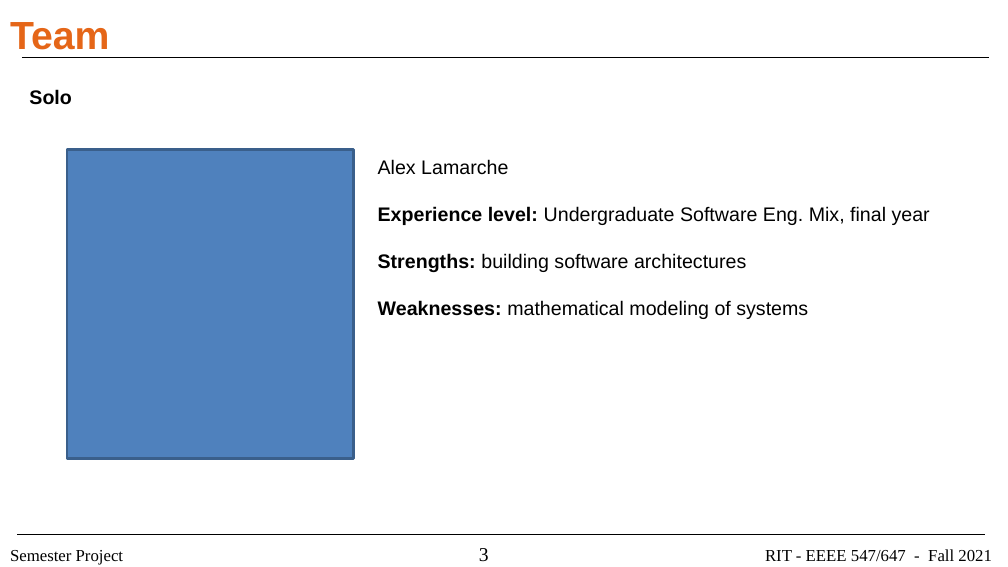
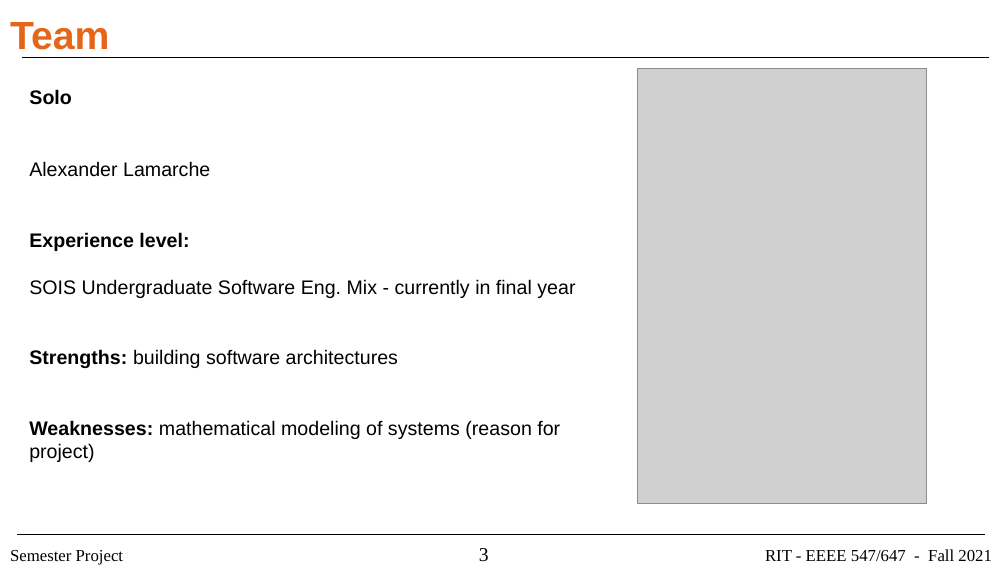
Before and after one commit to ajl3545/cnn, a slide deck: slide 3 of demo/demo.pptx. Drawn at 1008x567 pixels with LibreOffice and Linux fonts; fonts in the diff are those of the drawing; grey boxes stand for pictures. Boxes give left, top, right and bottom in pixels: in the first picture for what was removed or moved away, otherwise in the second. Text is boxed around its words. In the diff, an @@ line names an element or a change of style, - is before the commit and + after.

Commit message:
project files added and demo slides

```diff
--- a/demo/demo.pptx
+++ b/demo/demo.pptx
@@ picture added at <box>637,69,926,503</box> @@
@@ rectangle removed at <box>68,149,355,459</box> @@
@@ text "Alexander Lamarche": place and size @@
-text "Alexander Lamarche" at <box>378,159,930,319</box>
+text "Alexander Lamarche" at <box>29,161,575,462</box>
@@ text at <box>29,161,575,298</box>: text changed @@
-Alex Lamarche
-Experience level: Undergraduate Software Eng. Mix, final year
+Alexander Lamarche
+Experience level:
+SOIS Undergraduate Software Eng. Mix - currently in final year
@@ text at <box>29,420,560,462</box>: text changed @@
-Weaknesses: mathematical modeling of systems
+Weaknesses: mathematical modeling of systems (reason for project)
```
Also in this commit, not shown: 3 other slides changed, 1 slide added, 11 other files.
